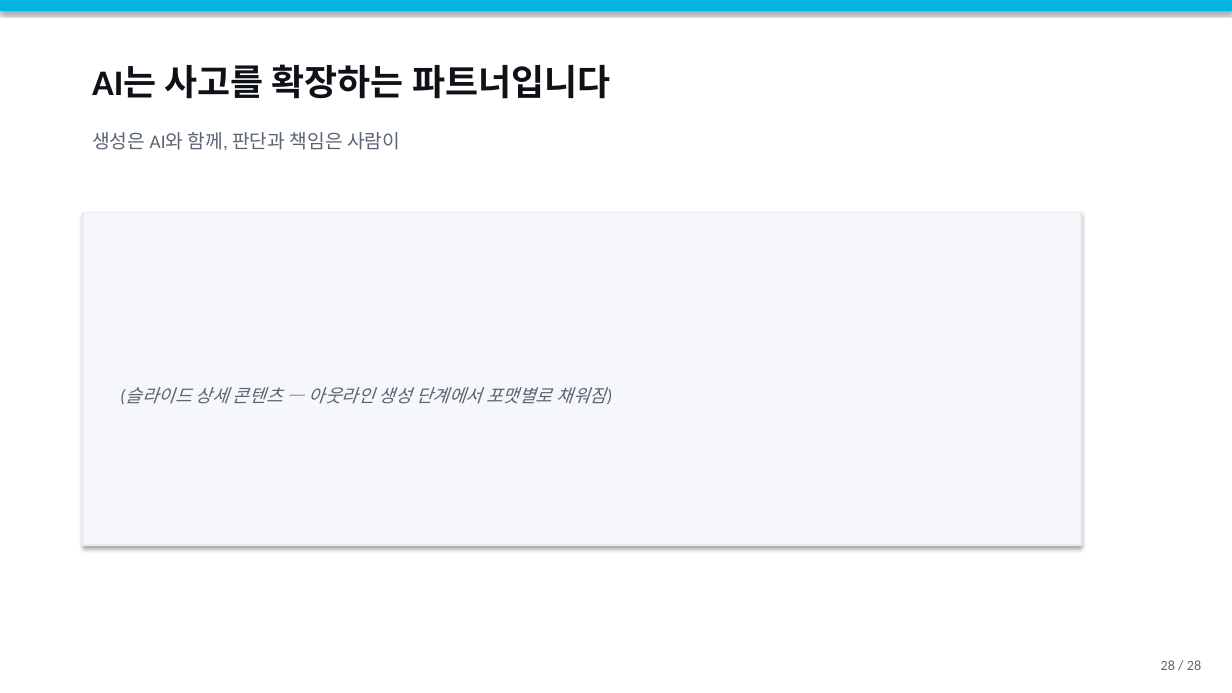
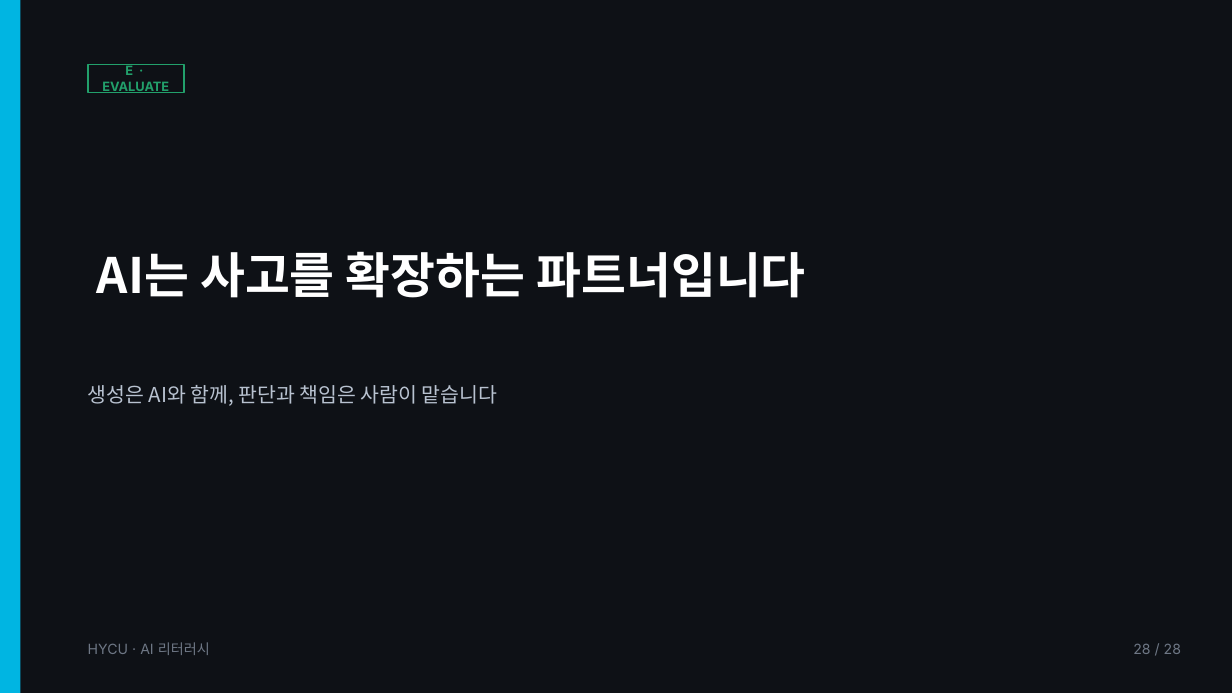
Before and after one commit to omnipotentlab/hycu-studio-preview, a slide deck: slide 28 of assets/HYCU_AI리터러시_3주차_02교시.pptx. Drawn at 1232x693 pixels with LibreOffice and Linux fonts; fonts in the diff are those of the drawing. Boxes give left, top, right and bottom in pixels: in the first picture for what was removed or moved away, otherwise in the second. Text is boxed around its words. In the diff, an @@ line names an element or a change of style, - is before the commit and + after.

```diff
--- a/assets/HYCU_AI리터러시_3주차_02교시.pptx
+++ b/assets/HYCU_AI리터러시_3주차_02교시.pptx
@@ rectangle: place and size @@
-rectangle at <box>0,0,1232,11</box>
+rectangle at <box>0,0,1232,693</box>
@@ rectangle at <box>0,0,1232,693</box>: fill #00B5E2 to #0E1116; shadow off @@
@@ rectangle added at <box>0,0,20,693</box>, fill #00B5E2 @@
@@ rectangle added at <box>88,65,184,92</box>, outline #22A06B 1.25 pt, 10 pt, text #22A06B, bold @@
+E · EVALUATE
@@ rectangle removed at <box>83,213,1081,545</box> @@
-(슬라이드 상세 콘텐츠 — 아웃라인 생성 단계에서 포맷별로 채워짐)
@@ text "AI는 사고를 확장하는 파트너입니다": place and size @@
-text "AI는 사고를 확장하는 파트너입니다" at <box>92,64,610,99</box>
+text "AI는 사고를 확장하는 파트너입니다" at <box>97,251,806,298</box>
@@ text "AI는 사고를 확장하는 파트너입니다" at <box>97,251,806,298</box>: size 28 to 38 pt, font Calibri to Noto Sans CJK KR, text colour #0E1116 to #FFFFFF; line spacing 1 to 1.15 @@
@@ text at <box>88,385,497,406</box>: text changed; size 15 to 16 pt; font Calibri to Noto Sans CJK KR; text colour #5A6473 to #B8C2D0 @@
-생성은 AI와 함께, 판단과 책임은 사람이
+생성은 AI와 함께, 판단과 책임은 사람이 맡습니다
@@ text added at <box>88,642,210,655</box>, 11 pt, text #6E7785 @@
+HYCU · AI 리터러시
@@ text "28 / 28": place and size @@
-text "28 / 28" at <box>1161,660,1201,670</box>
+text "28 / 28" at <box>1133,644,1181,654</box>
@@ text "28 / 28" at <box>1133,644,1181,654</box>: font Calibri to Inter, text colour #5A6473 to #6E7785; line spacing 1 to 1.15 @@
```
Also in this commit, not shown: 18 other slides changed, 9 slides added, 9 slides removed, 3 other files.
